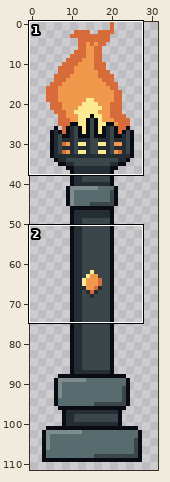
File history of a pixel-art file, Personal_Genessis/Fondos/Assets Fortaleza/luz.aseprite. The first picture is a wide view before the edit; the outline marks the close-up.
Close-up. Before the commit:
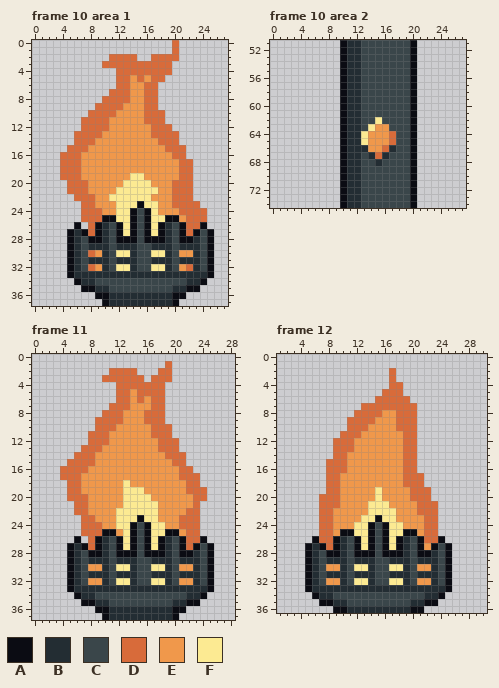
32x112 pixels, 12 frames. Shown: frame 10 area 1: x 0..27, y 0..37; frame 10 area 2: x 0..27, y 51..74; frame 11: x 0..28, y 0..37; frame 12: x 1..30, y 0..36. The commit also changed other frames or places, which this record leaves out.
Palette (. is transparent): A #0b0c13  B #232d33  C #3a464a  D #d86b3a  E #f0984b  F #fcea92
Once edited:
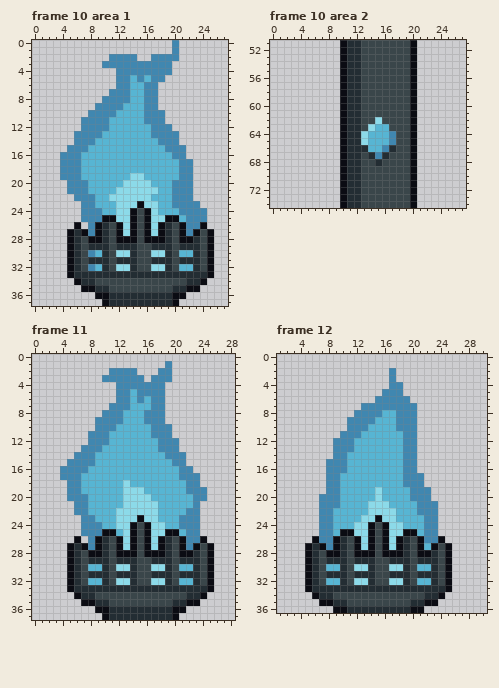
Changes in this commit:
@@ palette @@
-D #d86b3a
+D #4087b0
-E #f0984b
+E #57b5d3
-F #fcea92
+F #8cdae9
--- frame 10 area 1, layer "Layer 5"
@@ x 20..24 @@
 31 CBBBC
-32 CEDBC
+32 CEEBC
 33 BBBBB
Changed places in both close-ups, as pixel boxes (x1, y1, x2, y2):
changed: (60, 40, 207, 271)
changed: (361, 117, 396, 159)
changed: (60, 361, 207, 585)
changed: (319, 368, 438, 585)
